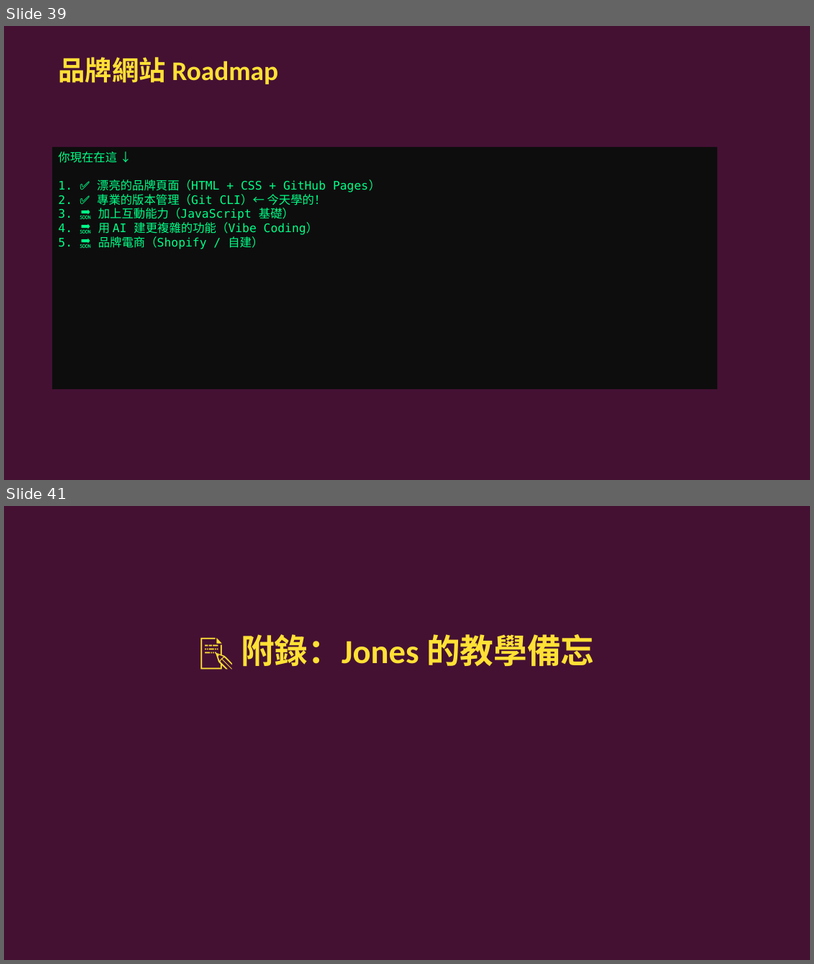
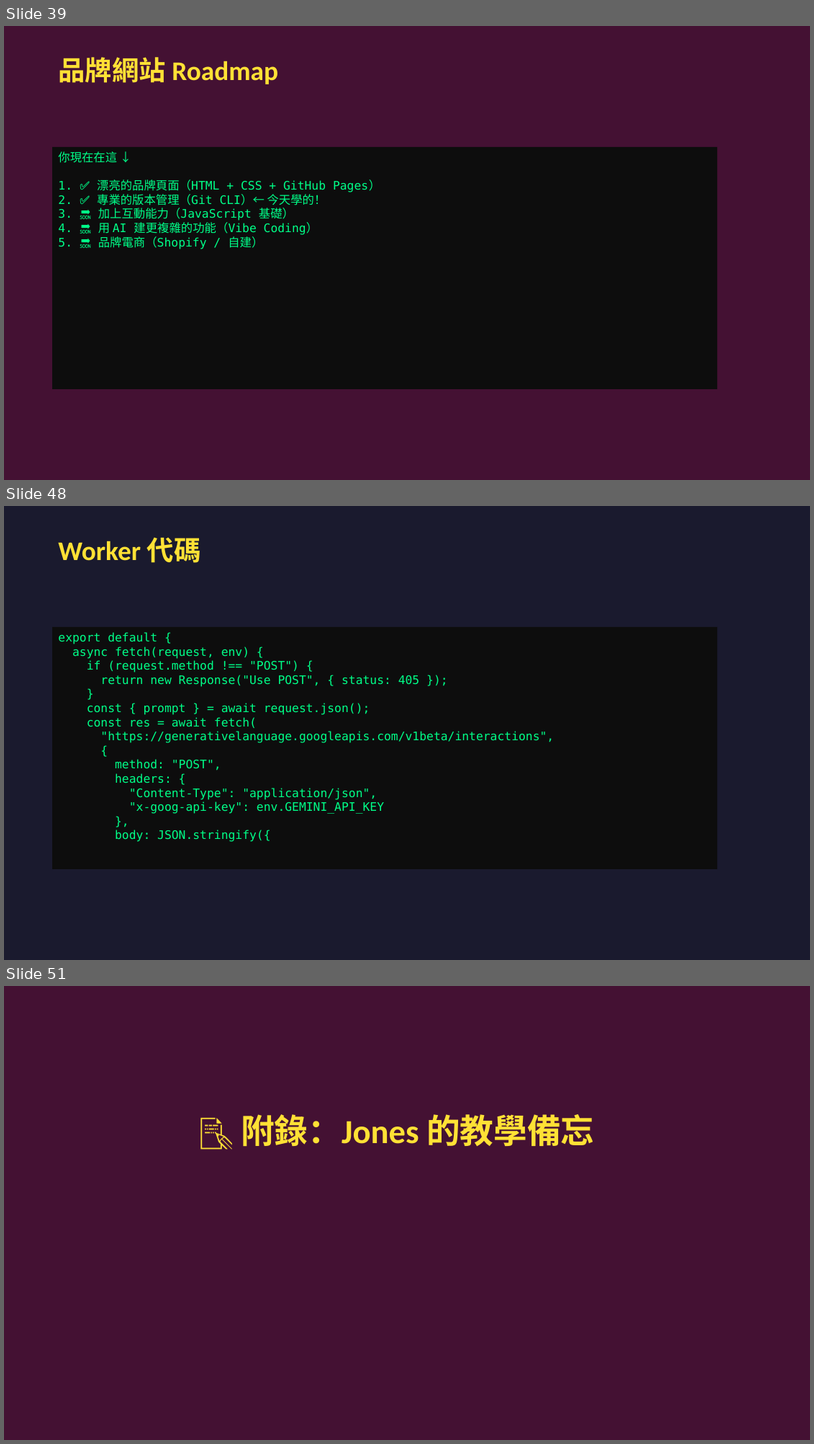
Before and after one commit to jonesandjay123/VibeCoding_Workshop, a slide deck: session2/slides/Session2_VibeCoding.pptx. Shown one above the other, each under a label of ours: slides 39 and 41 before the commit, slides 39, 48 and 51 after it; the slides between them are not shown. The pictures are 814x964 and 814x1444 pixels, drawn with LibreOffice and Linux fonts; fonts in the diff are those of the drawing. Boxes give left, top, right and bottom in pixels: in the first picture for what was removed or moved away, otherwise in the second. Text is boxed around its words. In the diff, an @@ line names an element or a change of style, - is before the commit and + after.

```diff
--- a/session2/slides/Session2_VibeCoding.pptx
+++ b/session2/slides/Session2_VibeCoding.pptx
@@ slide 48 added at box(4, 506, 810, 960), background #1A1A2E @@
@@ text added at box(58, 538, 201, 563), 32 pt, text #FFE135, bold @@
+Worker 代碼
@@ rectangle added at box(52, 627, 718, 869), fill #0D0D0D, 14 pt, text #00FF88 @@
+export default {
+async fetch(request, env) {
+if (request.method !== "POST") {
+return new Response("Use POST", { status: 405 });
+}
+const { prompt } = await request.json();
+const res = await fetch(
+"https://generativelanguage.googleapis.com/v1beta/interactions",
+{
+method: "POST",
+headers: {
+"Content-Type": "application/json",
+"x-goog-api-key": env.GEMINI_API_KEY
+},
+body: JSON.stringify({
@@ what was slide 41 is now slide 51 @@
```
Also in this commit, not shown: 9 other slides added, 3 other files.
